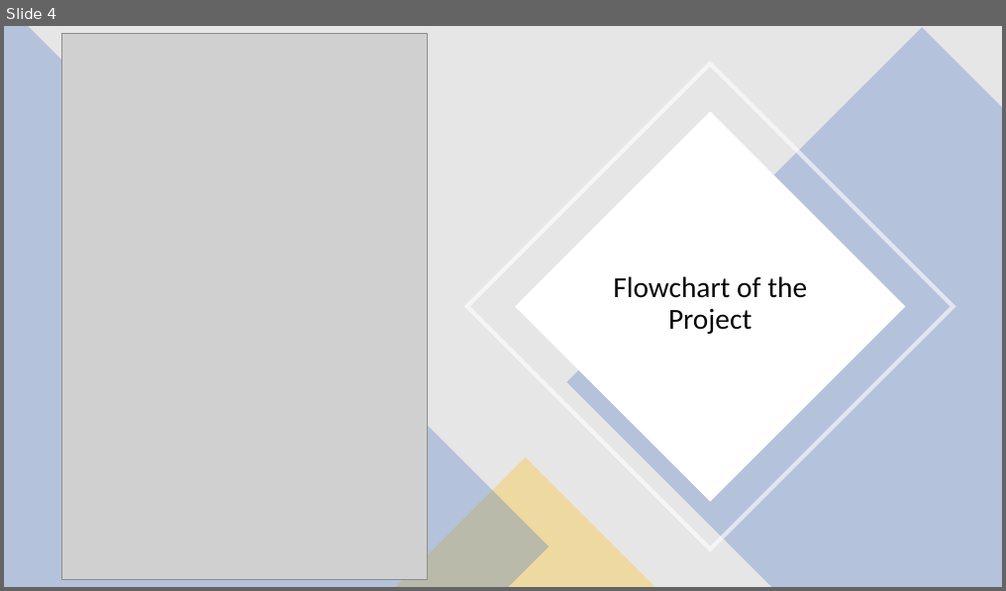
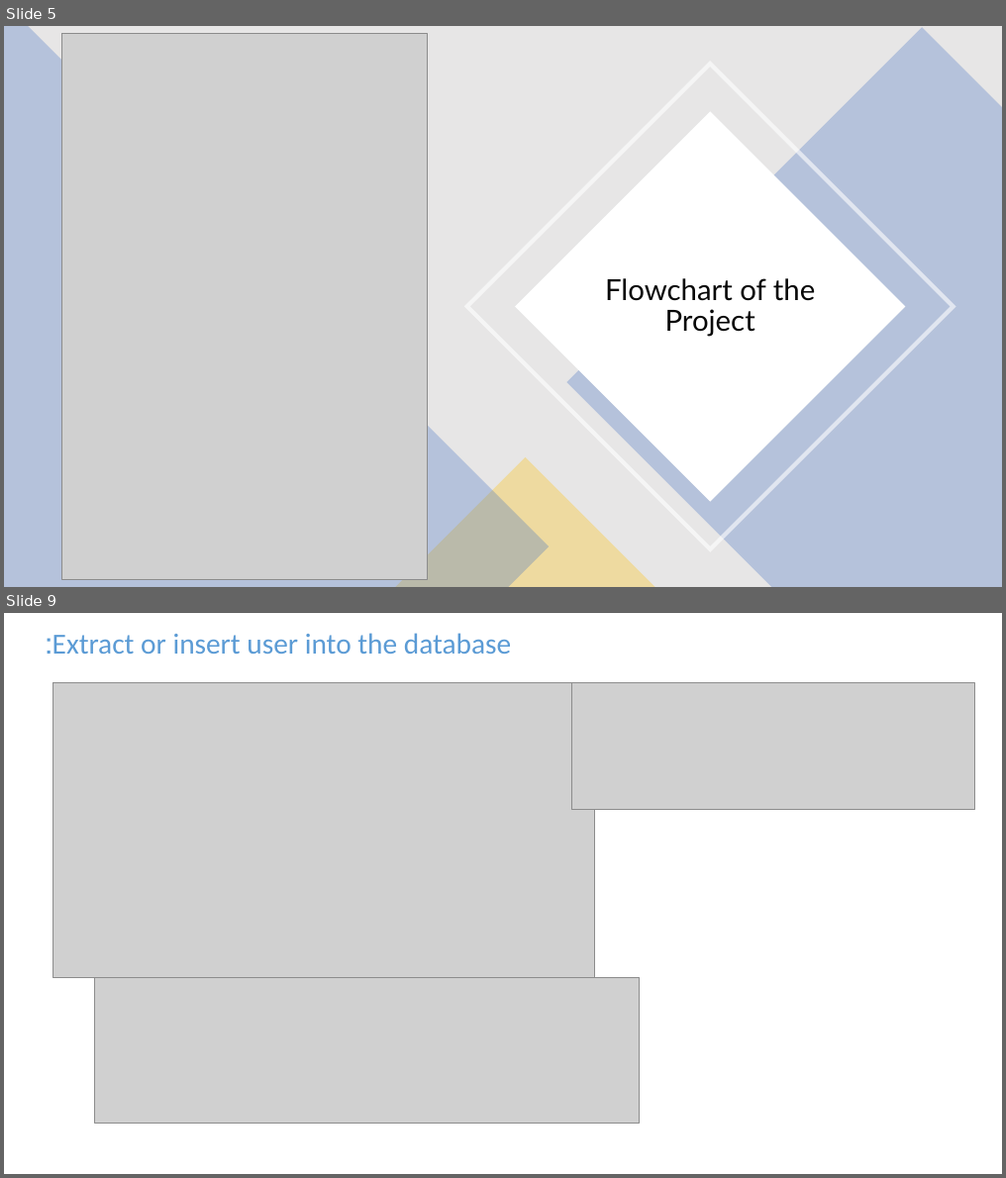
Before and after one commit to MaxLiorCo/Tasks_Back_End, a slide deck: Project Presentation Slides.pptx. Shown one above the other, each under a label of ours: slide 4 before the commit, slides 5 and 9 after it; the slides between them are not shown. The pictures are 1006x591 and 1006x1178 pixels, drawn with LibreOffice and Linux fonts; fonts in the diff are those of the drawing; grey boxes stand for pictures. Boxes give left, top, right and bottom in pixels: in the first picture for what was removed or moved away, otherwise in the second. Text is boxed around its words. In the diff, an @@ line names an element or a change of style, - is before the commit and + after.

```diff
--- a/Project Presentation Slides.pptx
+++ b/Project Presentation Slides.pptx
@@ slide 9 added at (x1=4, y1=613, x2=1002, y2=1174), background #FFFFFF @@
@@ text added at (x1=53, y1=633, x2=511, y2=654), 28 pt, text gradient #1F4E79 to #5B9BD5 to #9DC3E6 @@
+Extract or insert user into the database:
@@ picture added at (x1=54, y1=682, x2=595, y2=977) @@
@@ picture added at (x1=572, y1=682, x2=975, y2=810) @@
@@ picture added at (x1=94, y1=977, x2=640, y2=1123) @@
@@ what was slide 4 is now slide 5 @@
@@ slide 5 changed as well @@
@@ text "Flowchart of the Project" at (x1=605, y1=278, x2=815, y2=337): font Calibri to Lato @@
```
Also in this commit, not shown: 3 other slides changed, 13 other slides added, 4 other files.
